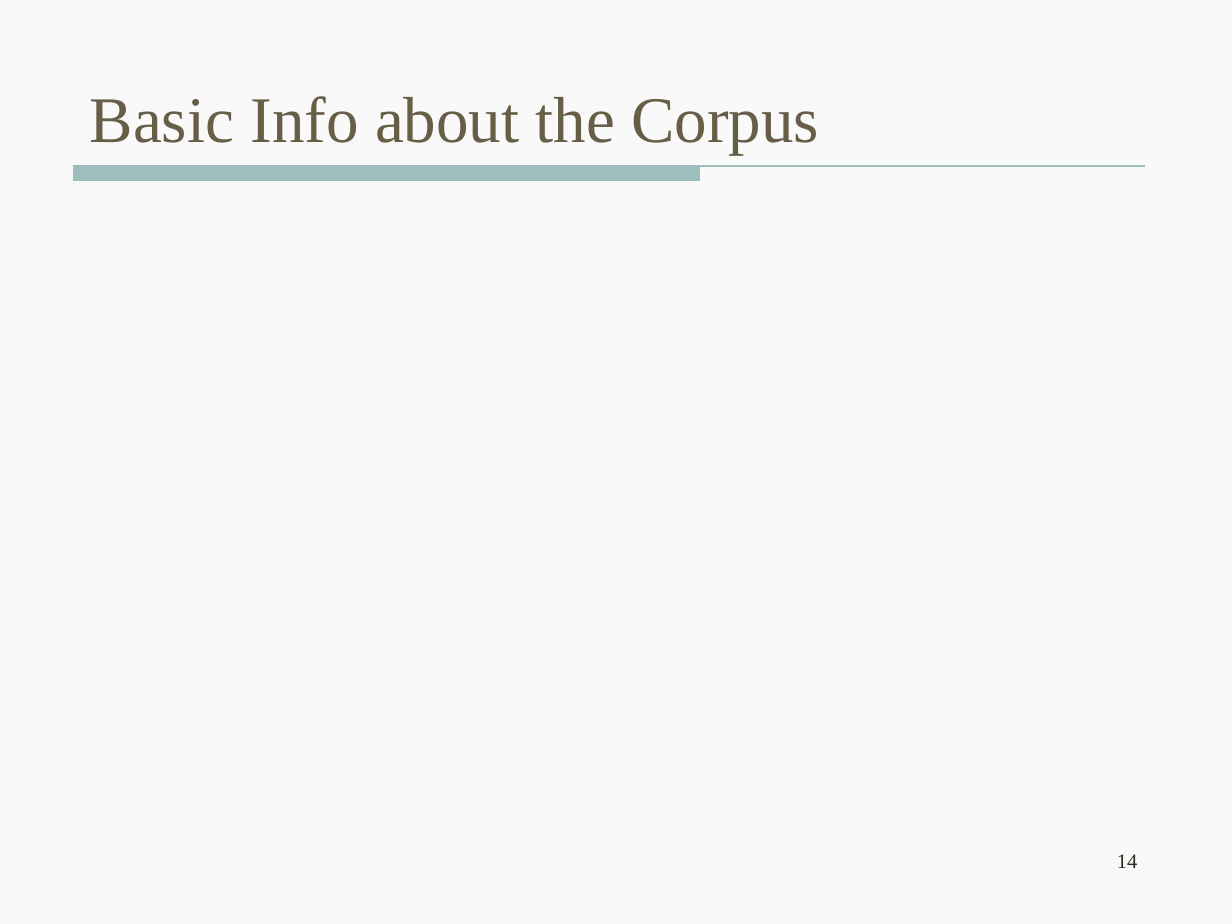
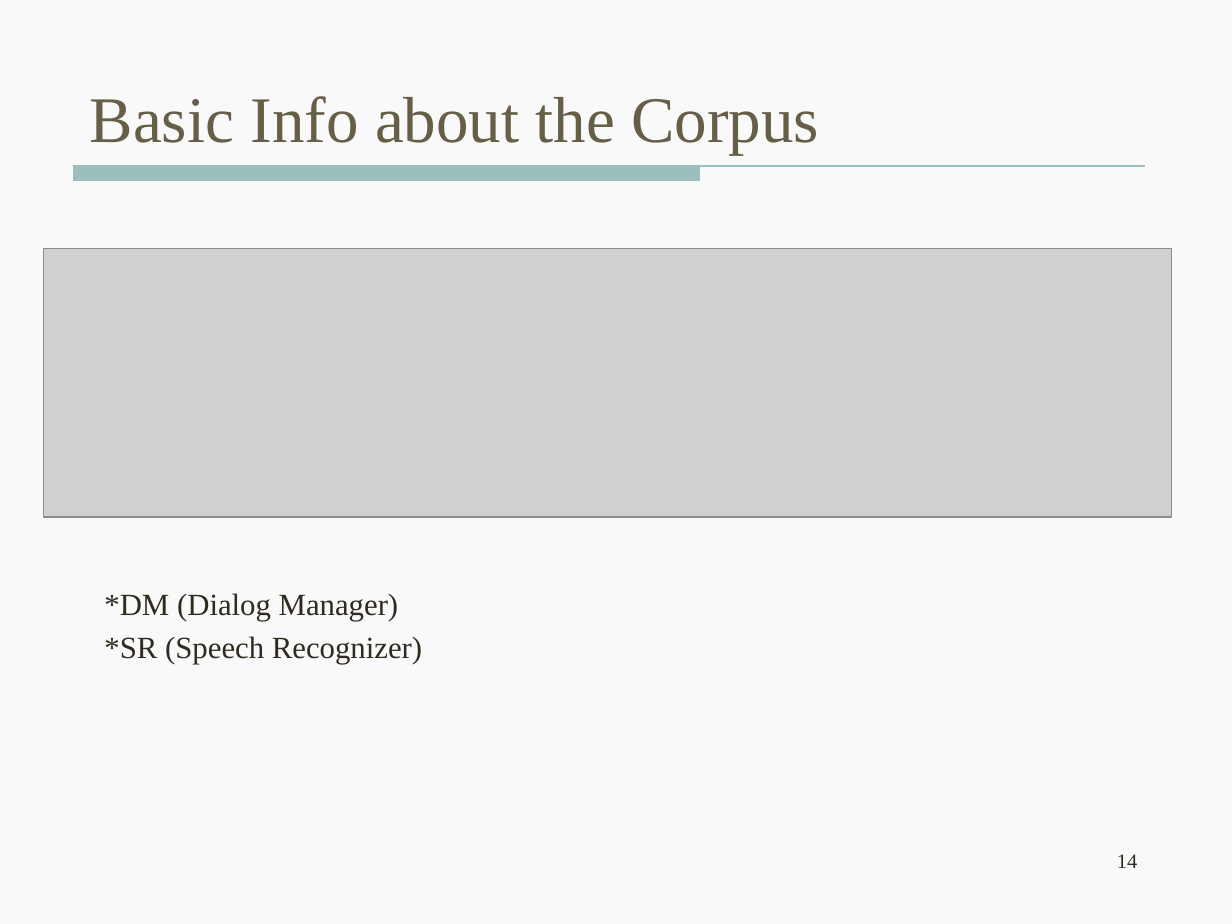
Before and after one commit to wencanluo/NLPFall2013, a slide deck: slide 14 of doc/12.06.2013 Meeting/DSTC2-12-16-2013.pptx. Drawn at 1232x924 pixels with LibreOffice and Linux fonts; fonts in the diff are those of the drawing; grey boxes stand for pictures. Boxes give left, top, right and bottom in pixels: in the first picture for what was removed or moved away, otherwise in the second. Text is boxed around its words. In the diff, an @@ line names an element or a change of style, - is before the commit and + after.

```diff
--- a/doc/12.06.2013 Meeting/DSTC2-12-16-2013.pptx
+++ b/doc/12.06.2013 Meeting/DSTC2-12-16-2013.pptx
@@ picture added at (43, 249, 1172, 517) @@
@@ text added at (104, 593, 422, 664), 18 pt, text #2F2B20 @@
+*DM (Dialog Manager)
+*SR (Speech Recognizer)
```
Also in this commit, not shown: 11 other slides changed, 11 slides added, 4 slides removed, 8 other files.
